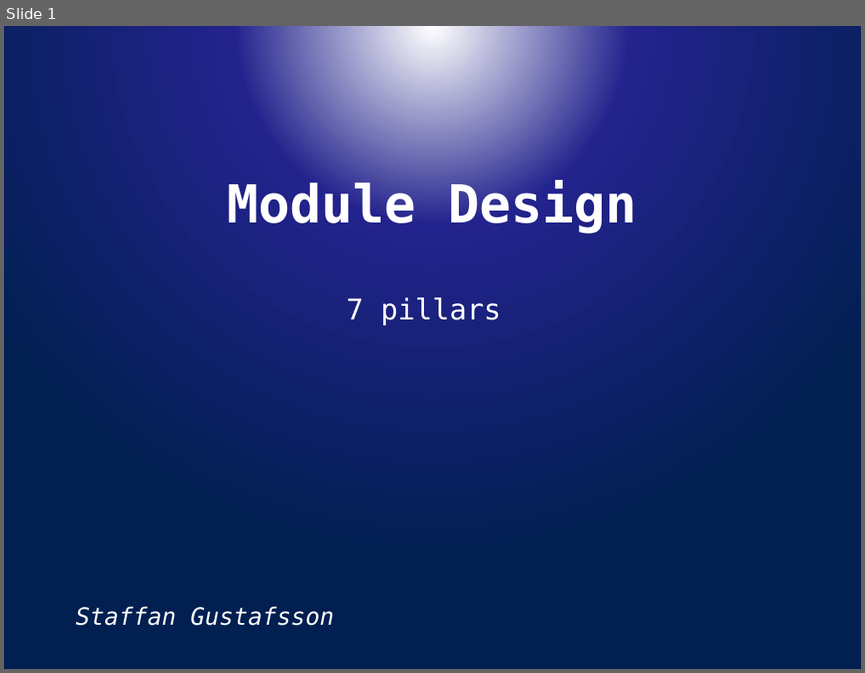
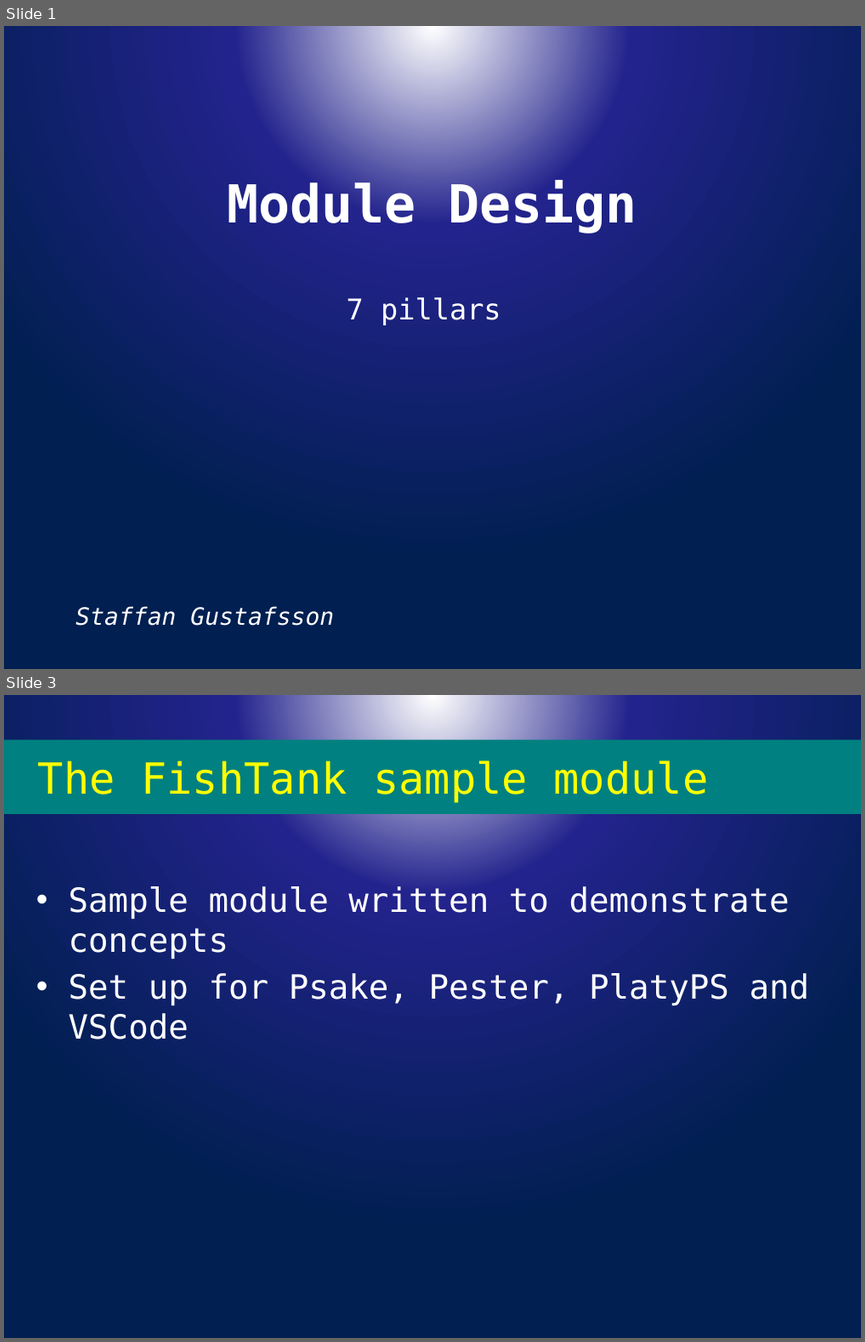
Before and after one commit to powercode/PSConfEU, a slide deck: PSCONFEU_Modules2017.pptx. Shown one above the other, each under a label of ours: slide 1 before the commit, slides 1 and 3 after it; the slides between them are not shown. The pictures are 865x673 and 865x1342 pixels, drawn with LibreOffice and Linux fonts; fonts in the diff are those of the drawing; background and template pictures are left out. Boxes give left, top, right and bottom in pixels: in the first picture for what was removed or moved away, otherwise in the second. Text is boxed around its words. In the diff, an @@ line names an element or a change of style, - is before the commit and + after.

```diff
--- a/PSCONFEU_Modules2017.pptx
+++ b/PSCONFEU_Modules2017.pptx
@@ slide 3 added at [4, 695, 861, 1338], background picture (left out) @@
@@ title added at [4, 739, 861, 814], fill #008080, 36 pt, text #FFFF00 @@
+The FishTank sample module
@@ text added at [69, 886, 810, 1039], 28 pt, text #FFFFFF @@
+• Sample module written to demonstrate concepts
+• Set up for Psake, Pester, PlatyPS and VSCode
```
Also in this commit, not shown: 1 slide changed, 2 other files.
